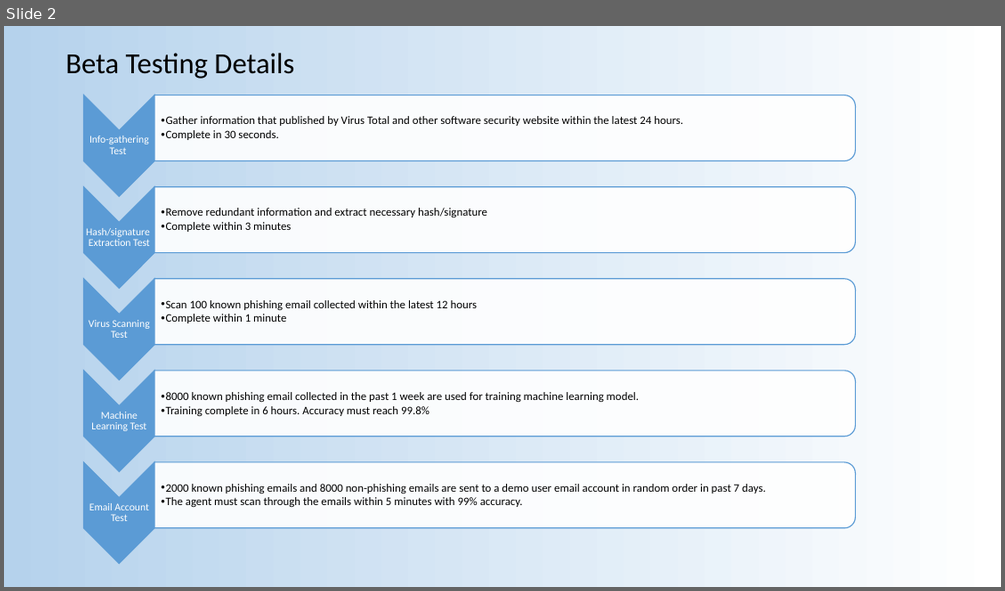
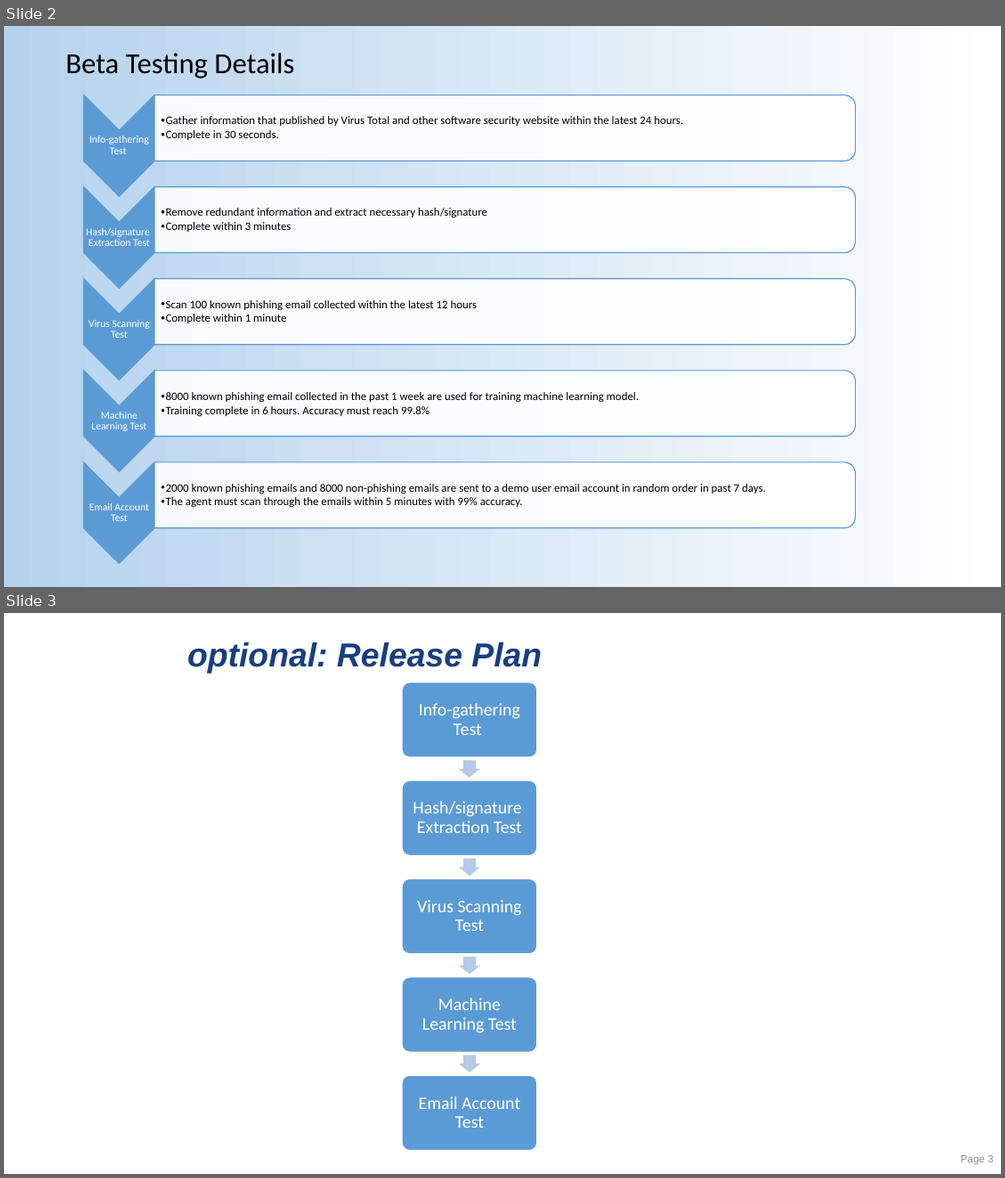
Before and after one commit to optimusium/capstone3, a slide deck: beta testing.pptx. Shown one above the other, each under a label of ours: slide 2 before the commit, slides 2 and 3 after it. The pictures are 1005x591 and 1005x1178 pixels, drawn with LibreOffice and Linux fonts; fonts in the diff are those of the drawing; background and template pictures are left out. Boxes give left, top, right and bottom in pixels: in the first picture for what was removed or moved away, otherwise in the second. Text is boxed around its words. In the diff, an @@ line names an element or a change of style, - is before the commit and + after.

```diff
--- a/beta testing.pptx
+++ b/beta testing.pptx
@@ slide 3 added at (4, 613, 1001, 1174), background #FFFFFF @@
@@ title added at (187, 642, 542, 673), 32 pt, text #173F7E, bold, italic @@
+optional: Release Plan
@@ group added at (402, 682, 536, 1150): 5 rounded rectangles, 5 texts, 4 right arrows @@
+Info-gathering Test
+Hash/signature Extraction Test
+Virus Scanning Test
+Machine Learning Test
+Email Account Test
@@ page number added at (961, 1155, 993, 1165), 10 pt, text #8C8C8C @@
+Page 3
```
Also in this commit, not shown: 1 other slide added.
